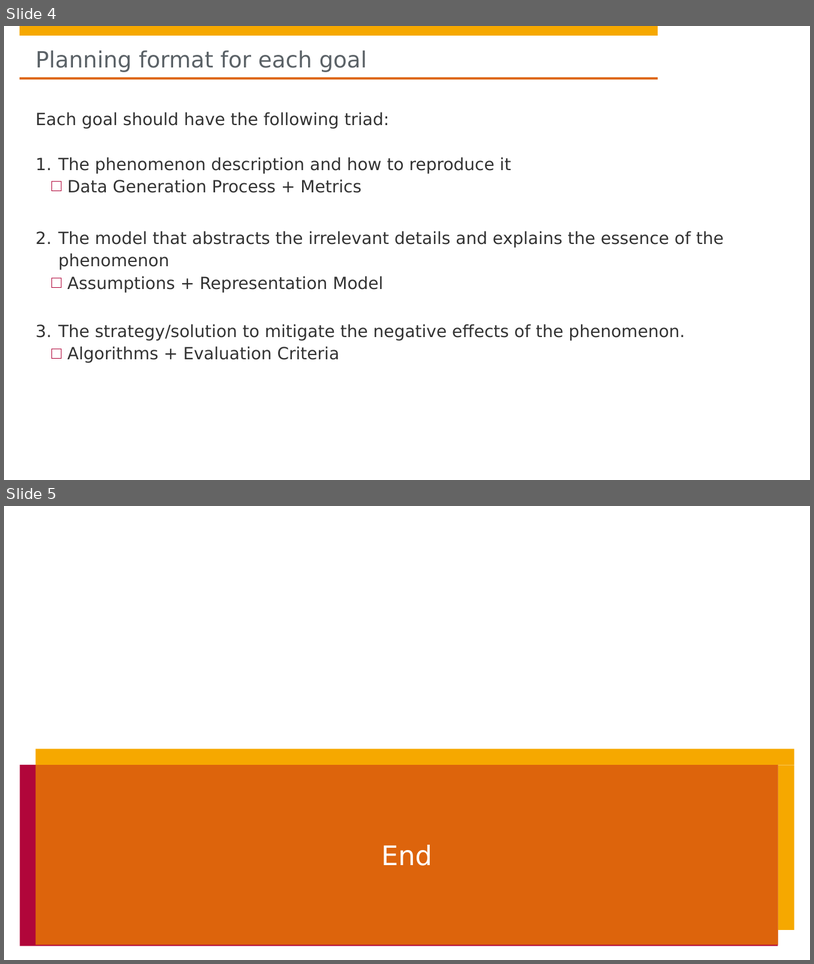
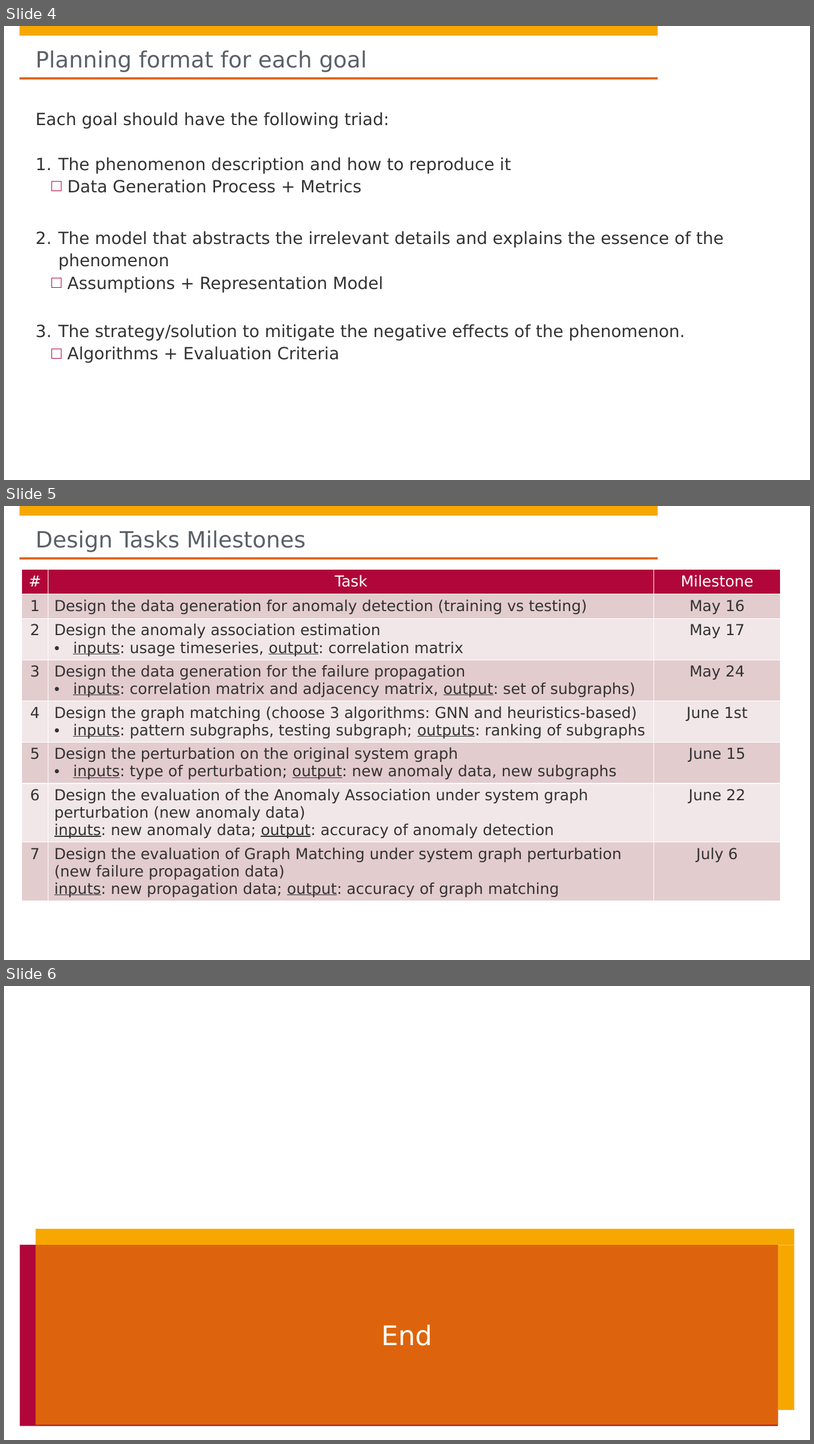
Before and after one commit to hpi-sam/Spatio-Temporal-Graphs, a slide deck: project scope/0. Project Scope.pptx. Shown one above the other, each under a label of ours: slides 4 and 5 before the commit, slides 4, 5 and 6 after it. The pictures are 814x964 and 814x1444 pixels, drawn with LibreOffice and Linux fonts; fonts in the diff are those of the drawing; background and template pictures are left out. Boxes give left, top, right and bottom in pixels: in the first picture for what was removed or moved away, otherwise in the second. Text is boxed around its words. In the diff, an @@ line names an element or a change of style, - is before the commit and + after.

Commit message:
Design tasks suggested

```diff
--- a/project scope/0. Project Scope.pptx
+++ b/project scope/0. Project Scope.pptx
@@ slide 5 added at box(4, 506, 810, 960), background #FFFFFF; not listed: 4 template elements that a slide beside it also shows @@
@@ title added at box(36, 530, 306, 552), 26.7 pt, text #5A6166 @@
+Design Tasks Milestones
@@ table added at box(21, 570, 781, 927), 8 rows, 3 columns @@
+# | Task | Milestone
+1 | Design the data generation for anomaly detection (training vs testing) | May 16
+2 | Design the anomaly association estimation / inputs: usage timeseries, output: correlation matrix | May 17
+3 | Design the data generation for the failure propagation / inputs: correlation matrix and adjacency matrix, output: set of subgraphs) | May 24
+4 | Design the graph matching (choose 3 algorithms: GNN and heuristics-based) / inputs: pattern subgraphs, testing subgraph; outputs: ranking of subgraphs | June 1st
+5 | Design the perturbation on the original system graph / inputs: type of perturbation; output: new anomaly data, new subgraphs | June 15
+6 | Design the evaluation of the Anomaly Association under system graph perturbation (new anomaly data) / inputs: new anomaly data; output: accuracy of anomaly detection | June 22
+7 | Design the evaluation of Graph Matching under system graph perturbation (new failure propagation data) / inputs: new propagation data; output: accuracy of graph matching | July 6
@@ what was slide 5 is now slide 6 @@
```
